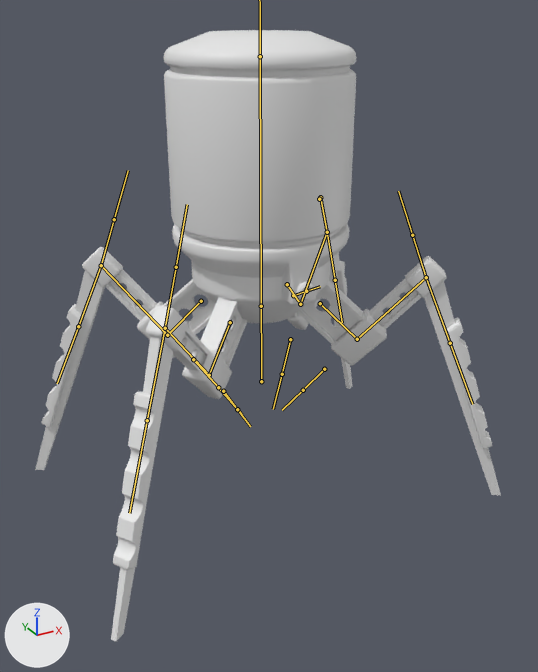
Before and after pictures for a commit that changed the FBX model Enemy Project/Assets/Models/Animated_MiningSpider.fbx.
Before and after are seen from a camera (50 mm lens) standing at (-3.9, -7.28, 5.72) and looking at (-0.04, -0.26, 2.2). Lighting does not change. The marker at lower left points along +X, +Y and +Z. The bones that bend it are drawn over the model as lines.

Names of what the first picture shows: 'CentralBody', 'Eye', 'GiuntureZampe', 'Mina', 'MinaTop', 'ProtezioniZampe', 'Zampe'.
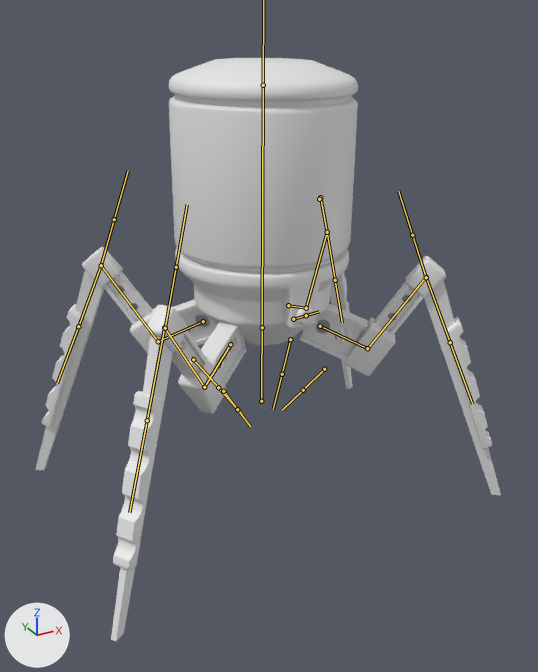
The newer file adds an action. The first version stands in its rest pose; the second is drawn at frame 31 of the action 'Armatura|Exploding'.

Where the change shows, as pixel boxes (x1, y1, x2, y2) in the pictures (538 x 672 px):
'Mina', posed: before (164, 66, 356, 248); after (169, 94, 358, 273)
'Zampe', posed: before (35, 252, 501, 641); after (35, 270, 501, 641)
'CentralBody', posed: before (172, 224, 349, 323); after (175, 247, 349, 345)
'MinaTop', posed: before (164, 30, 357, 71); after (169, 58, 358, 101)
'GiuntureZampe', posed (10% taller): before (82, 247, 446, 399); after (82, 247, 446, 414)
bone 'Bone', root to tip: before (261, 381) to (261, 284); after (261, 401) to (262, 306)
bone 'Bone.002', root to tip: before (230, 322) to (209, 375); after (230, 344) to (204, 387)
bone 'Bone.005', root to tip: before (209, 375) to (165, 328); after (204, 387) to (164, 327)
bone 'Bone.006', root to tip: before (165, 328) to (147, 420); after (164, 327) to (147, 420)
bone 'Bone.003', root to tip: before (320, 303) to (357, 339); after (320, 326) to (367, 348)
bone 'Bone.007', root to tip: before (357, 339) to (426, 277); after (367, 348) to (426, 277)
bone 'Bone.008', root to tip: before (426, 277) to (450, 343); after (426, 277) to (450, 342)
bone 'Bone.009', root to tip: before (287, 284) to (300, 304); after (288, 305) to (306, 308)
bone 'Bone.013', root to tip: before (300, 304) to (327, 232); after (306, 308) to (327, 232)
bone 'Bone.010', root to tip: before (201, 301) to (167, 335); after (203, 321) to (158, 341)
bone 'Bone.011', root to tip: before (167, 335) to (101, 265); after (158, 341) to (101, 265)

The change in detail:
Bone 'Bone' (bone_bone) moves from (0.0, 0.0, 0.0) to (0.0, -0.28, 0.0).
Bone 'Bone' (bone_bone) turns from (0, 0, 0) to (0, -1, -1) degrees about its own x, y and z.
Bone 'Bone.002' (bone_bone_002) turns from (0, 0, 0) to (7, 2, -18) degrees about its own x, y and z.
Bone 'Bone.005' (bone_bone_005) turns from (0, 0, 0) to (-2, 0, 12) degrees about its own x, y and z.
Bone 'Bone.006' (bone_bone_006) turns from (0, 0, 0) to (-5, 0, 5) degrees about its own x, y and z.
Bone 'Bone.003' (bone_bone_003) turns from (0, 0, 0) to (5, -4, 20) degrees about its own x, y and z.
Bone 'Bone.007' (bone_bone_007) turns from (0, 0, 0) to (-1, 0, -11) degrees about its own x, y and z.
Bone 'Bone.008' (bone_bone_008) turns from (0, 0, 0) to (-6, 0, -8) degrees about its own x, y and z.
Bone 'Bone.009' (bone_bone_009) turns from (0, 0, 0) to (18, -4, 11) degrees about its own x, y and z.
Bone 'Bone.013' (bone_bone_013) turns from (0, 0, 0) to (-11, -1, -6) degrees about its own x, y and z.
Bone 'Bone.014' (bone_bone_014) turns from (0, 0, 0) to (-9, 1, -2) degrees about its own x, y and z.
Bone 'Bone.010' (bone_bone_010) turns from (0, 0, 0) to (17, -3, 9) degrees about its own x, y and z.
Bone 'Bone.011' (bone_bone_011) turns from (0, 0, 0) to (-11, 1, 5) degrees about its own x, y and z.
Bone 'Bone.012' (bone_bone_012) turns from (0, 0, 0) to (-6, 1, -5) degrees about its own x, y and z.
